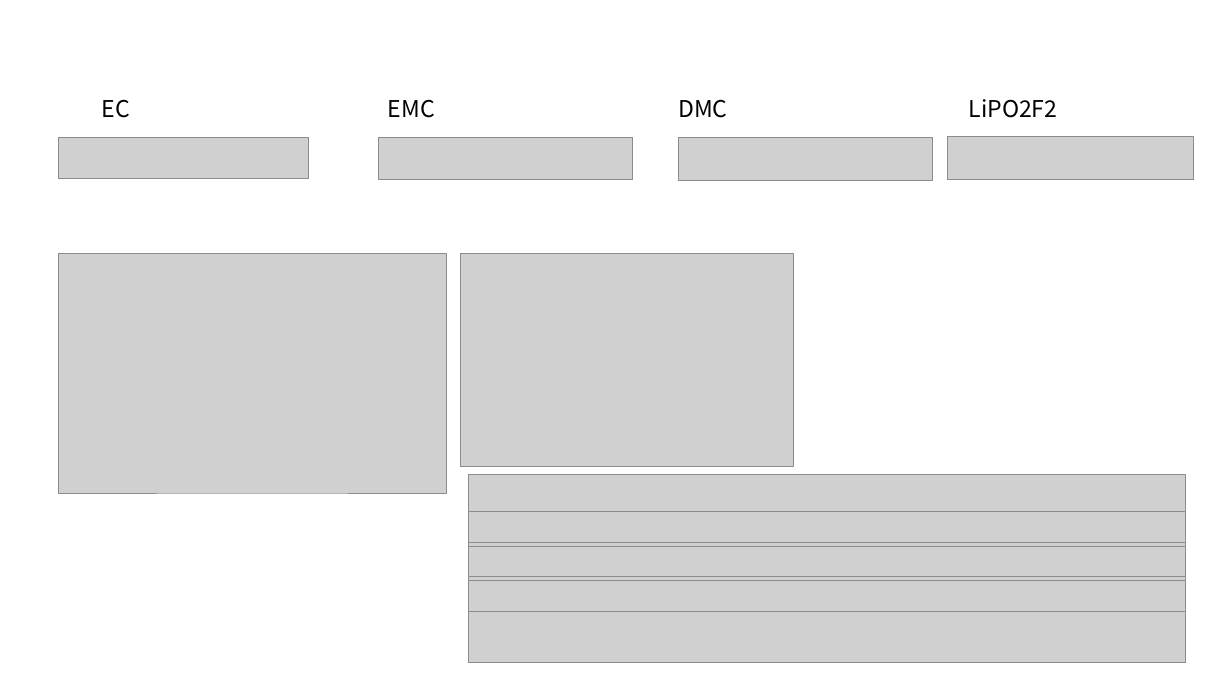
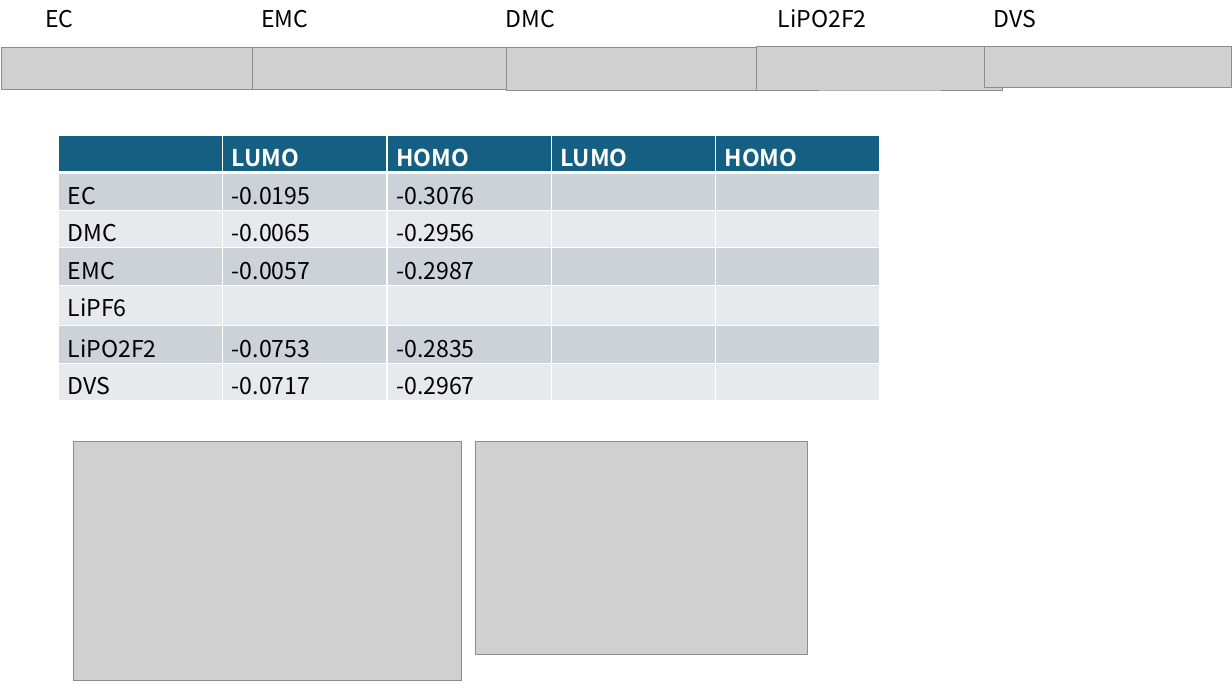
Before and after one commit to dydtkddl/PSID_KETI_LiPO2F2, a slide deck: slide 2 of validation.pptx. Drawn at 1232x693 pixels with LibreOffice and Linux fonts; fonts in the diff are those of the drawing; grey boxes stand for pictures. Boxes give left, top, right and bottom in pixels: in the first picture for what was removed or moved away, otherwise in the second. Text is boxed around its words. In the diff, an @@ line names an element or a change of style, - is before the commit and + after.

```diff
--- a/validation.pptx
+++ b/validation.pptx
@@ text "EC": place and size @@
-text "EC" at (101, 99, 129, 118)
+text "EC" at (45, 9, 73, 28)
@@ text "EMC": place and size @@
-text "EMC" at (388, 99, 435, 118)
+text "EMC" at (261, 9, 308, 28)
@@ text "DMC": place and size @@
-text "DMC" at (678, 99, 727, 118)
+text "DMC" at (506, 9, 555, 28)
@@ text "LiPO2F2": place and size @@
-text "LiPO2F2" at (969, 99, 1058, 118)
+text "LiPO2F2" at (778, 9, 867, 28)
@@ text added at (994, 9, 1036, 28), 18 pt, text #000000 @@
+DVS
@@ picture: place and size @@
-picture at (58, 138, 309, 179)
+picture at (2, 48, 252, 90)
@@ picture: place and size @@
-picture at (379, 138, 633, 180)
+picture at (252, 48, 506, 91)
@@ picture: place and size @@
-picture at (679, 138, 933, 181)
+picture at (506, 48, 760, 91)
@@ picture: place and size @@
-picture at (947, 137, 1194, 180)
+picture at (757, 47, 1004, 91)
@@ picture added at (985, 47, 1232, 88) @@
@@ table added at (58, 135, 881, 400), 7 rows, 5 columns @@
+ | LUMO | HOMO | LUMO | HOMO
+EC | -0.0195 | -0.3076 |  | 
+DMC | -0.0065 | -0.2956 |  | 
+EMC | -0.0057 | -0.2987 |  | 
+LiPF6 |  |  |  | 
+LiPO2F2 | -0.0753 | -0.2835 |  | 
+DVS | -0.0717 | -0.2967 |  | 
@@ picture: place and size @@
-picture at (58, 254, 446, 494)
+picture at (73, 442, 461, 681)
@@ picture: place and size @@
-picture at (460, 254, 793, 467)
+picture at (475, 442, 808, 654)
@@ picture removed at (469, 475, 1187, 664) @@
@@ picture removed at (469, 512, 1187, 543) @@
@@ picture removed at (469, 546, 1187, 577) @@
@@ picture removed at (469, 581, 1187, 612) @@
```
Also in this commit, not shown: 2 other files.
